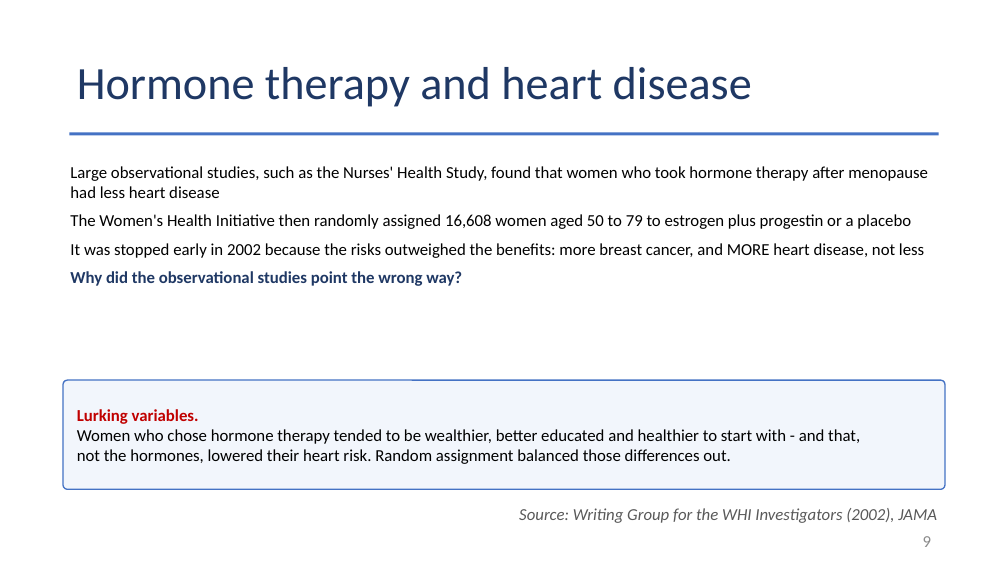
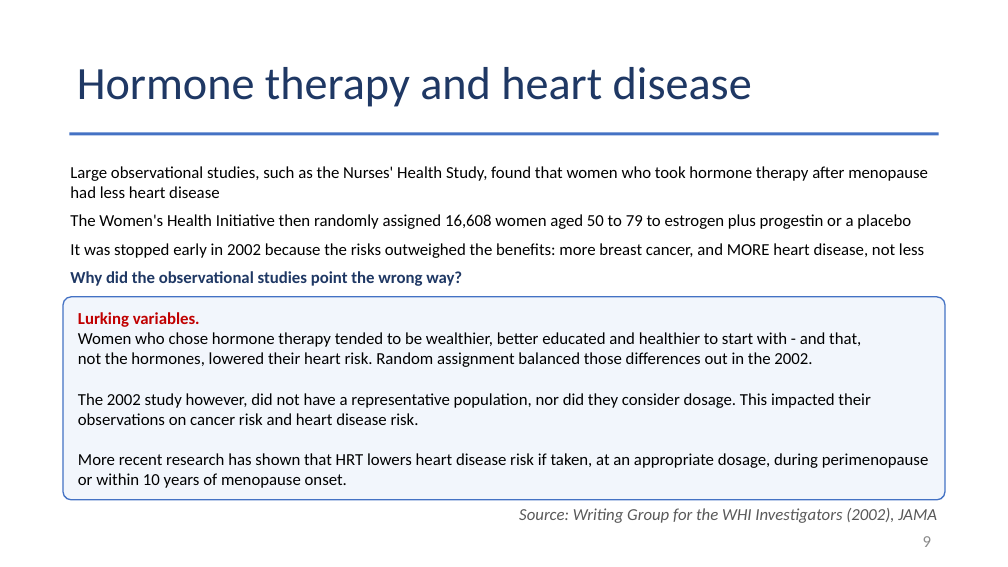
Before and after one commit to Jarred6068/Kvamme_UI_STAT251, a slide deck: slide 9 of docs/lecture_slides/Week 5/Week5_Lecture10_Slides_9_23_2026.pptx. Drawn at 1008x567 pixels with LibreOffice and Linux fonts; fonts in the diff are those of the drawing. Boxes give left, top, right and bottom in pixels: in the first picture for what was removed or moved away, otherwise in the second. Text is boxed around its words. In the diff, an @@ line names an element or a change of style, - is before the commit and + after.

```diff
--- a/docs/lecture_slides/Week 5/Week5_Lecture10_Slides_9_23_2026.pptx
+++ b/docs/lecture_slides/Week 5/Week5_Lecture10_Slides_9_23_2026.pptx
@@ rounded rectangle "Lurking variables.": place and size @@
-rounded rectangle "Lurking variables." at (63, 380, 945, 489)
+rounded rectangle "Lurking variables." at (63, 297, 945, 500)
@@ text in rounded rectangle at (78, 352, 929, 488): text changed @@
-not the hormones, lowered their heart risk. Random assignment balanced those differences out.
+not the hormones, lowered their heart risk. Random assignment balanced those differences out in the 2002.
+The 2002 study however, did not have a representative population, nor did they consider dosage. This impacted their observations on cancer risk and heart disease risk.
+More recent research has shown that HRT lowers heart disease risk if taken, at an appropriate dosage, during perimenopause or within 10 years of menopause onset.
```
Also in this commit, not shown: 3 other slides changed, 3 slides added, 4 slides removed, 28 other files.
